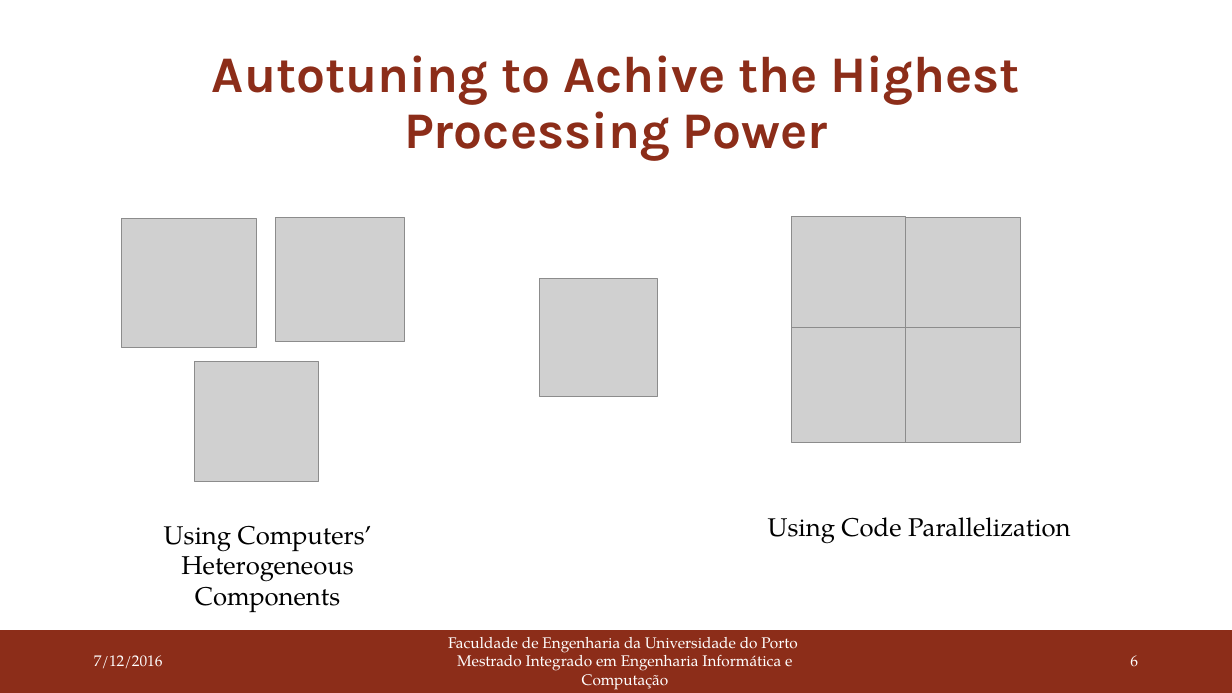
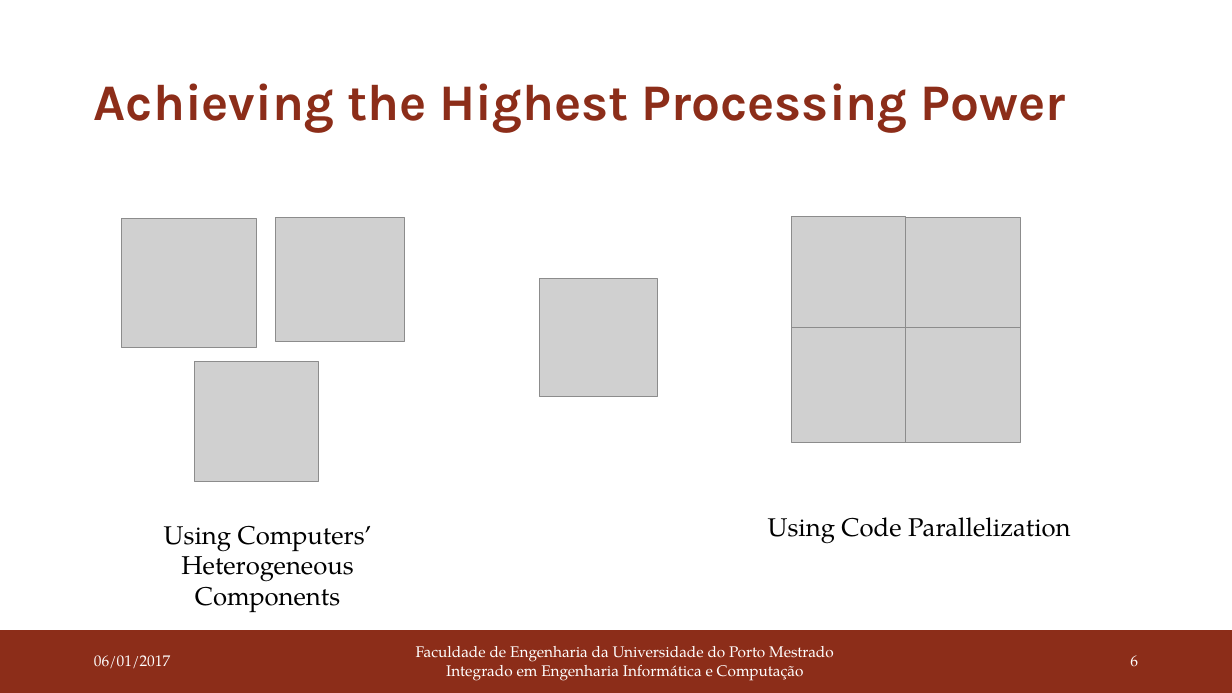
Before and after one commit to joaoBordalo/FEUP-Dissertation, a slide deck: slide 6 of deliverables/PDIS/second delivery/Autotuning Parallel Application in Heterogeneous Systems.pptx. Drawn at 1232x693 pixels with LibreOffice and Linux fonts; fonts in the diff are those of the drawing; grey boxes stand for pictures. Boxes give left, top, right and bottom in pixels: in the first picture for what was removed or moved away, otherwise in the second. Text is boxed around its words. In the diff, an @@ line names an element or a change of style, - is before the commit and + after.

```diff
--- a/deliverables/PDIS/second delivery/Autotuning Parallel Application in Heterogeneous Systems.pptx
+++ b/deliverables/PDIS/second delivery/Autotuning Parallel Application in Heterogeneous Systems.pptx
@@ title at bbox=[94, 83, 1066, 133]: text changed @@
-Autotuning to Achive the Highest Processing Power
+Achieving the Highest Processing Power
@@ text at bbox=[94, 655, 170, 669]: text changed @@
-7/12/2016
+06/01/2017
@@ text at bbox=[416, 646, 834, 681]: text changed @@
-Faculdade de Engenharia da Universidade do Porto
-Mestrado Integrado em Engenharia Informática e Computação
+Faculdade de Engenharia da Universidade do Porto Mestrado Integrado em Engenharia Informática e Computação
```
Also in this commit, not shown: 15 other slides changed, 2 slides added, 3 other files.
